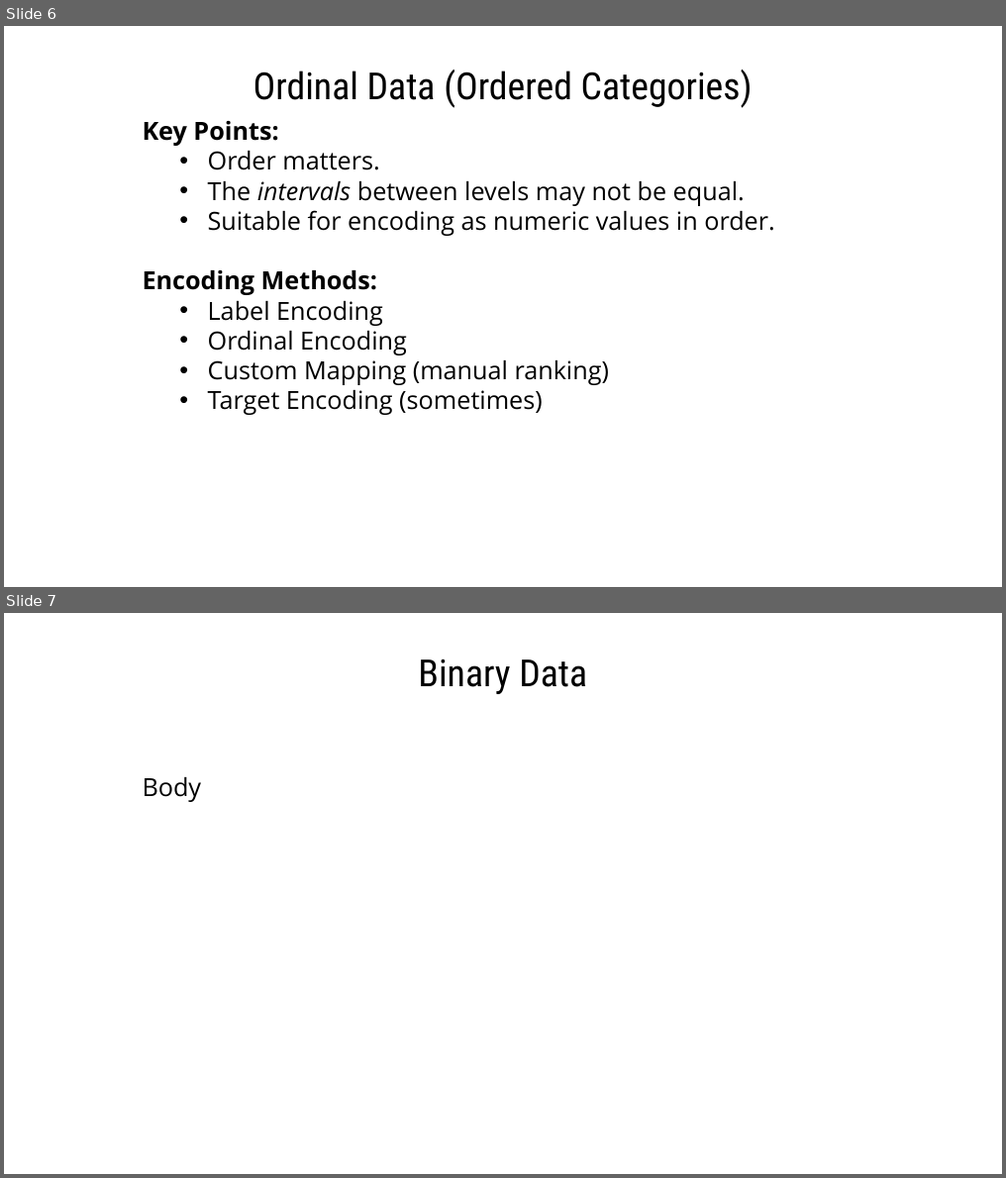
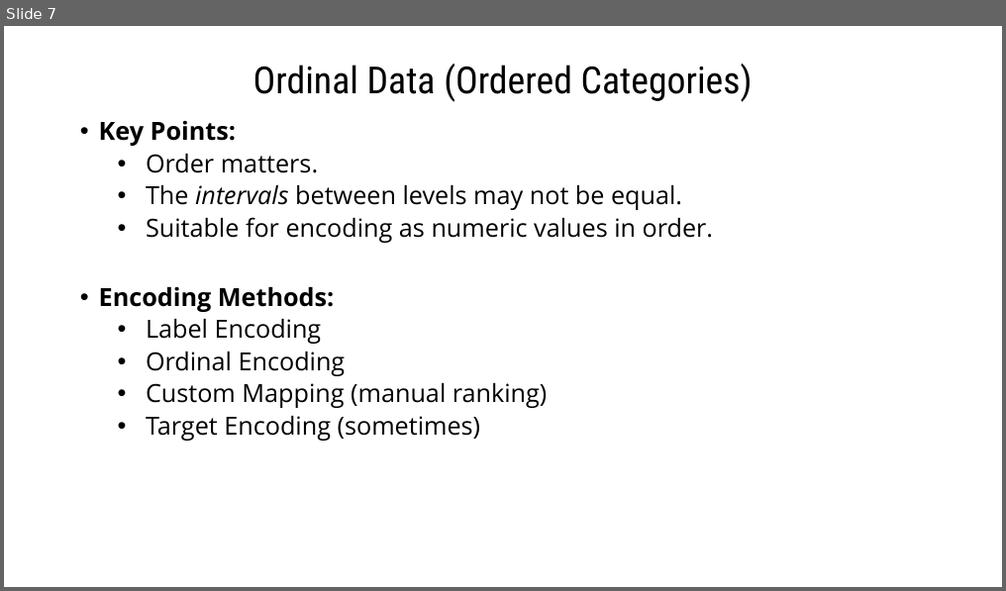
Before and after one commit to gmrr40058/data-science-ml-python-ostad, a slide deck: My Note and Practice/Text to Numerical Data Conversion/Categorical(Text to Numeric) data conversion-CTtN/Categorical Data.pptx. Shown one above the other, each under a label of ours: slides 6 and 7 before the commit, slide 7 after it. The pictures are 1006x1178 and 1006x591 pixels, drawn with LibreOffice and Linux fonts; fonts in the diff are those of the drawing. Boxes give left, top, right and bottom in pixels: in the first picture for what was removed or moved away, otherwise in the second. Text is boxed around its words. In the diff, an @@ line names an element or a change of style, - is before the commit and + after.

Commit message:
Slide titles have been added.

```diff
--- a/My Note and Practice/Text to Numerical Data Conversion/Categorical(Text to Numeric) data conversion-CTtN/Categorical Data.pptx
+++ b/My Note and Practice/Text to Numerical Data Conversion/Categorical(Text to Numeric) data conversion-CTtN/Categorical Data.pptx
@@ slide 7 removed at (x1=4, y1=613, x2=1002, y2=1174), background #FFFFFF @@
@@ text removed at (x1=418, y1=659, x2=587, y2=694) @@
-Binary Data
@@ text removed at (x1=143, y1=777, x2=202, y2=802) @@
-Body
@@ what was slide 6 is now slide 7 @@
@@ slide 7 changed as well @@
@@ title "Ordinal Data (Ordered Categories)" at (x1=253, y1=64, x2=752, y2=102): line spacing 1 to 0.9; vertical alignment top to middle @@
@@ text "Key Points:" moved from (x1=143, y1=121, x2=775, y2=415) to (x1=99, y1=121, x2=714, y2=441) @@
@@ text "Key Points:" at (x1=99, y1=121, x2=714, y2=441): bullet none to •; line spacing 1 to 0.9; more space between paragraphs @@
```
Also in this commit, not shown: 7 other slides changed, 4 slides added, 16 other slides removed.
